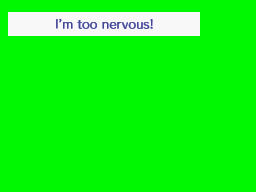
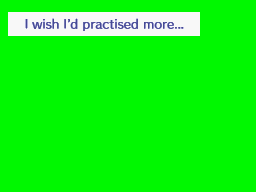
Comparing the layer stacks of the two (256, 192) images. Changes:
added layer "I wish I’d practised more..." above "Some kind of storage box?" over [25, 18, 184, 31]
hid "I’m too nervous!" over [56, 19, 153, 29]
